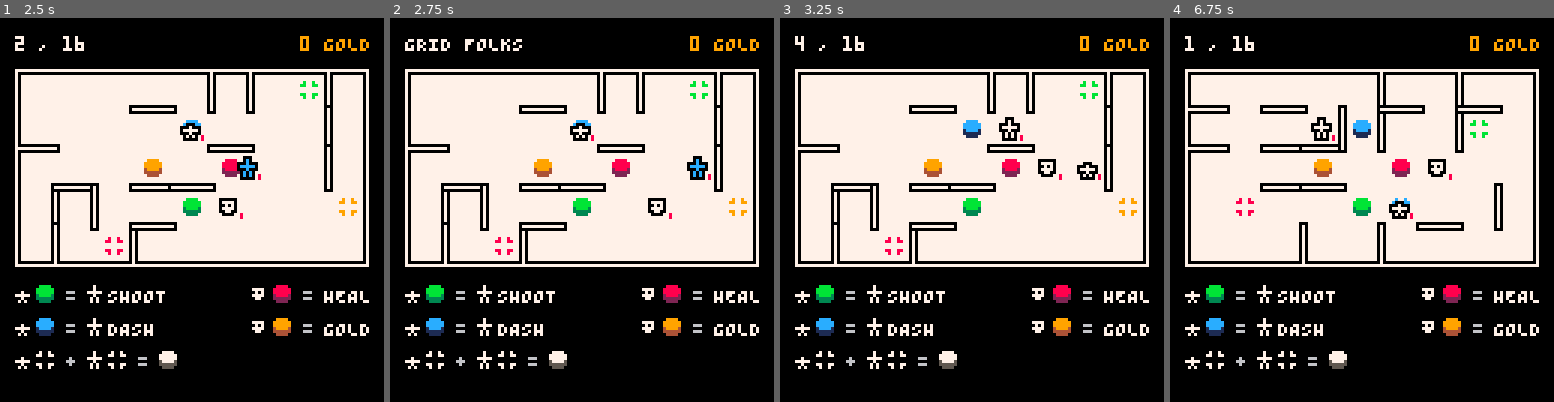
Above: before the commit, frames 1-4 (left to right).
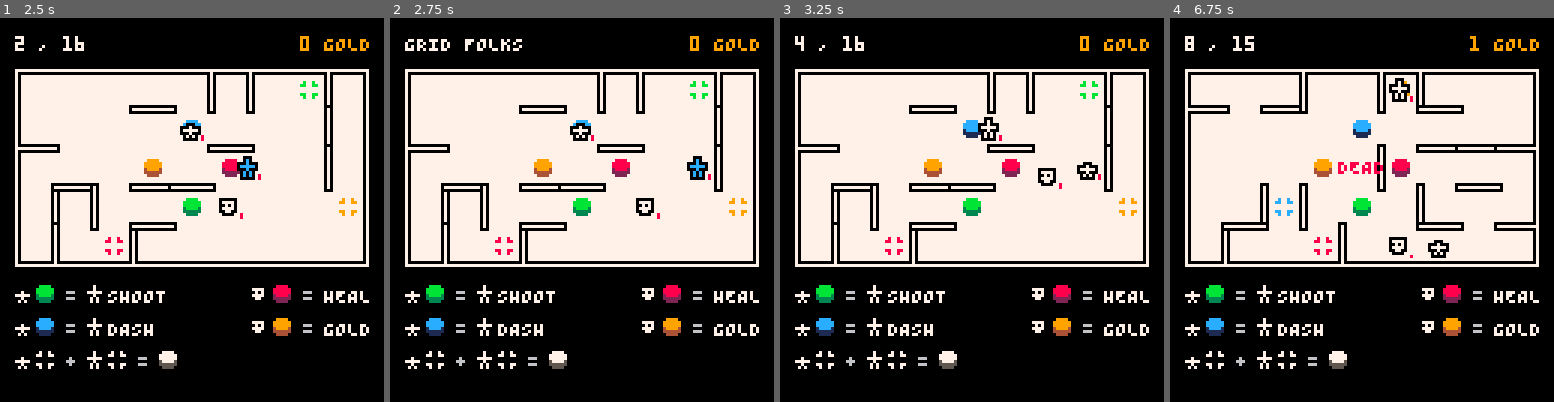
Above: after the commit, the same moments.

Repository: taylordolan/grid-folks
Game: PICO-8 cartridge grid_folks.p8
Two runs of this game, one before a commit and one after it. Both use one fixed random seed, a clock stepped at 60 frames per second and the inputs below.
Inputs:
- Up to frame 1 (2.5 s): tap X (X key) at 0.33, 1.07, 1.85 s; tap O (Z key) at 0.7, 1.7, 2.1 s; hold Right 1.6-2.1 s; hold Up 2.15-2.42 s; hold Right from 2.47 s (still down)
- Up to frame 2 (2.75 s): keep holding Right; tap O (Z key) at 2.5 s
- Up to frame 3 (3.25 s): tap O (Z key) at 2.9 s; tap X (X key) at 2.97 s; release Right at 3.03 s; hold Left from 3.08 s (still down)
- Up to frame 4 (6.75 s): tap O (Z key) every 0.4 s from 3.3 to 6.5 s; release Left at 3.58 s; hold Down 3.63-3.97 s; hold Right 4.02-4.68 s; tap X (X key) at 4.08, 5.2, 6.32 s; hold Up 4.73-5.03 s; hold Left 5.08-5.68 s; hold Down 5.73-6.03 s; hold Right 6.08-6.58 s; hold Right from 6.63 s (still down)

Frame 1 is identical in both runs. In frame 2, 0.2% of the frame differs, in the area x 64-74%, y 46-53%; in frame 3, 0.6%; in frame 4, 6.1%, in the area x 3-96%, y 4-65%.

Commit message:
show stunned state for shot enemies

Diff:
--- a/grid_folks.p8
+++ b/grid_folks.p8
@@ -19,7 +19,7 @@
 -- [x] add a debug mode where spawn rate and turn count show while playing
 -- [x] add some variation in when exactly enemies appear
 -- [x] implement transitions for movement
--- [ ] maybe enemies should just enter stunned with full health. that would solve how to show they're stunned after being shot too
+-- [x] maybe enemies should just enter stunned with full health. that would solve how to show they're stunned after being shot too
 -- [ ] fix sound stuff
 -- [ ] convert s{} to sx and sy
 -- [ ] try a 5 x 7 board instead
@@ -55,6 +55,7 @@
   padding_left = flr((screen_size - total_map_width) / 2)
   -- padding_top = flr((screen_size - total_map_height) / 2)
   padding_top = 20
+  transition_frames = 4
 
   -- sounds dictionary
   sounds = {
@@ -102,6 +103,7 @@
   has_switched = false
   has_killed = false
   debug_mode = false
+  delay = 0
 
   -- lists of things
   heroes = {}
@@ -239,8 +241,11 @@
     end
     add(input_log, input)
   end
+
+  if delay > 0 then
+    delay -= 1
   -- player turn
-  if #input_log > 0 and player_turn == true and is_transitioning_enemies() == false then
+  elseif player_turn == true and #input_log > 0 then
     local dir = input_log[1]
     del(input_log, dir)
     local active_hero
@@ -251,9 +256,8 @@
     end
     active_hero.act(active_hero, dir)
     player_turn = false
-  end
   -- enemy turn
-  if player_turn == false and is_transitioning_heroes() == false then
+  elseif player_turn == false then
     update_hero_abilities()
     if should_advance() then
       add_button()
@@ -649,22 +653,15 @@
   thing.x = dest[1]
   thing.y = dest[2]
 
-  -- if thing.type == "hero" or thing.type == "enemy" then
   if thing.s and #thing.s > 0 then
     local screen_x = thing.s[1]
     local screen_y = thing.s[2]
-    -- local vel_x = tile_size * dir[1]
-    -- local vel_y = tile_size * dir[2]
     local screen_dest = board_position_to_screen_position({dest[1], dest[2]})
-    set_target_positions(thing, {screen_dest}, 4)
-  -- end
+    set_target_positions(thing, {screen_dest}, transition_frames)
   else
     local screen_dest = board_position_to_screen_position({dest[1], dest[2]})
-    -- set_target_positions(thing, {screen_dest}, 4)
-    printh(screen_dest[1])
     thing.s = {screen_dest[1], screen_dest[2]}
   end
-  -- end
 
   -- this is here for now because enemy buttons need to be triggered when enemies step or are deployed
   -- todo: this should probably be done differently somehow
@@ -920,8 +917,10 @@
         shoot_target = get_shoot_target(direction)
         if self.shoot and shoot_target then
           shoot_target.stunned = true
+          shoot_target.sprite = sprites.egg
           hit_enemy(shoot_target, 1)
           sfx(sounds.shoot, 3)
+          delay += transition_frames
         elseif self.dash then
           local dest = get_dash_dest(direction)
           local targets = get_dash_targets(direction)
@@ -929,9 +928,11 @@
             hit_enemy(next, 3)
           end
           set_tile(self, dest)
+          delay += transition_frames
           sfx(sounds.dash, 3)
         else
           step_or_bump(direction)
+          delay += transition_frames
           sfx(sounds.step, 3)
         end
         player_turn = false
